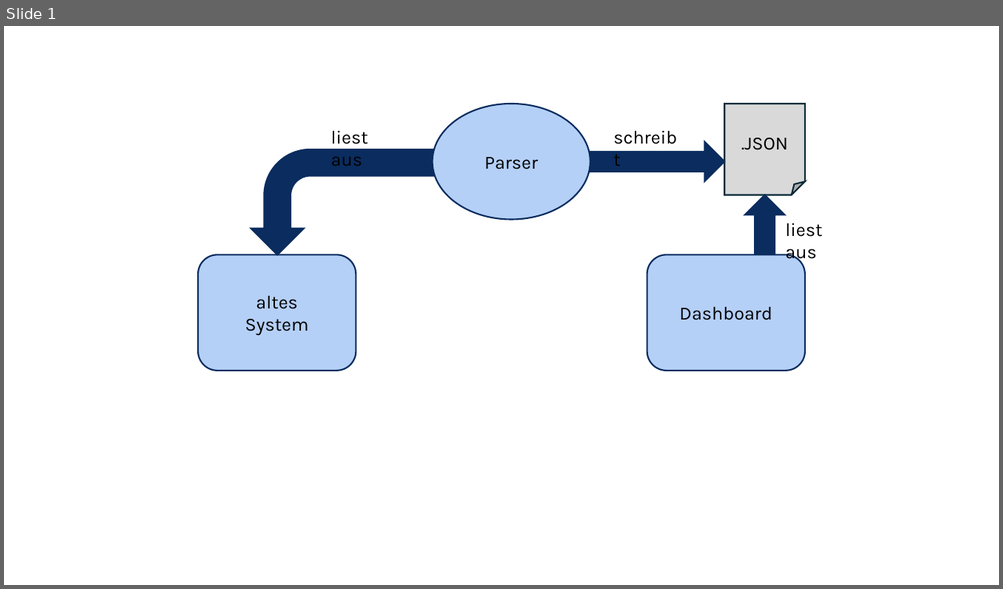
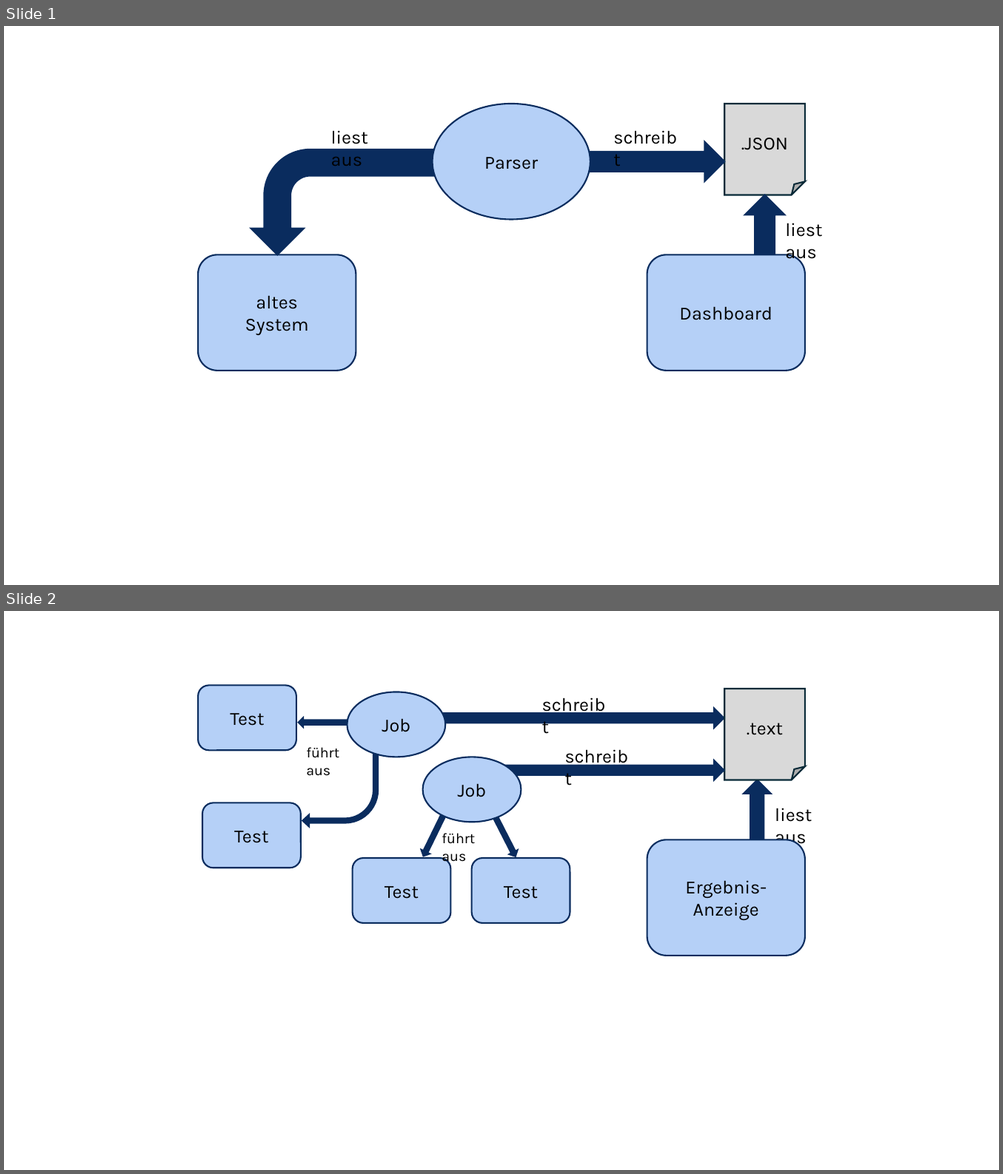
Before and after one commit to sxndrx-cxlxnx/h_da_B7-Bachelorarbeit, a slide deck: Dashboard/Daten_Kontrollsequenz_DB.pptx. Shown one above the other, each under a label of ours: slide 1 before the commit, slides 1 and 2 after it. The pictures are 1003x589 and 1003x1174 pixels, drawn with LibreOffice and Linux fonts; fonts in the diff are those of the drawing. Boxes give left, top, right and bottom in pixels: in the first picture for what was removed or moved away, otherwise in the second. Text is boxed around its words. In the diff, an @@ line names an element or a change of style, - is before the commit and + after.

```diff
--- a/Dashboard/Daten_Kontrollsequenz_DB.pptx
+++ b/Dashboard/Daten_Kontrollsequenz_DB.pptx
@@ slide 2 added at [4,611,999,1170], background #FFFFFF @@
@@ group added at [198,686,811,956]: 6 right arrows, 5 rounded rectangles, 5 texts, 2 ellipses, 1 bent arrow, 1 folded corner @@
+Test
+schreibt
+Test
+Test
+führt aus
+führt aus
+Job
+liest aus
+Test
+.text
+schreibt
+Ergebnis-
+Anzeige
+Job
```
Also in this commit, not shown: 1 other slide added, 3 other files.
